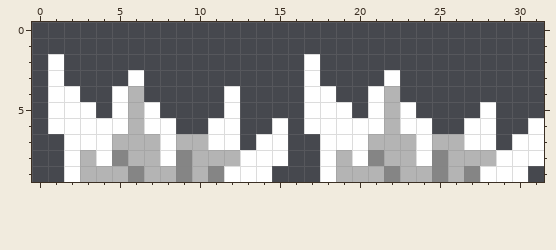
File history of a pixel-art file, sprites/editor files/spikes_large_left.aseprite. Above: the version before the commit.
32x16 pixels, 1 frame. The old version is drawn lined up with the new one, on the new canvas.
The result:
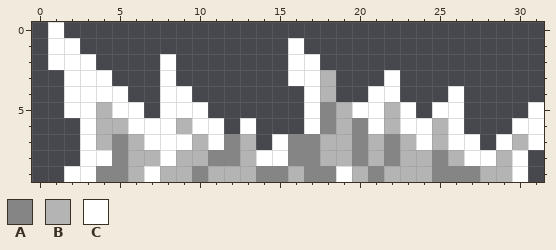
Palette (. is transparent): A #858585  B #b4b4b4  C #ffffff
The edit:
canvas 32x16 -> 32x10, the old top-left corner now at 0,-6 (the part of the old canvas that was cut away was empty and is not shown)
Changed rows in their new state; - is an unchanged pixel.
first column x 1:
 0 C------------------------------
 1 CC-------------C---------------
 2 -CC----C-------C---------------
 3 .CCC-.-C-------C-B-------------
 4 .-CC-.-CC--.-----B---C---C-----
 5 .--B-C.CCC-.-----ABC----CC-.--C
 6 ..-BBC--BC-.C-.--ABA----BC..-C-
 7 -.-BA-C-C--AB.-AABBA-A---C-.CB-
 8 -.C-----B-AAB--AAB-ABA-B--CCB-.
 9 --CAABC-BABBBAABAAC-AB---A-BB--
